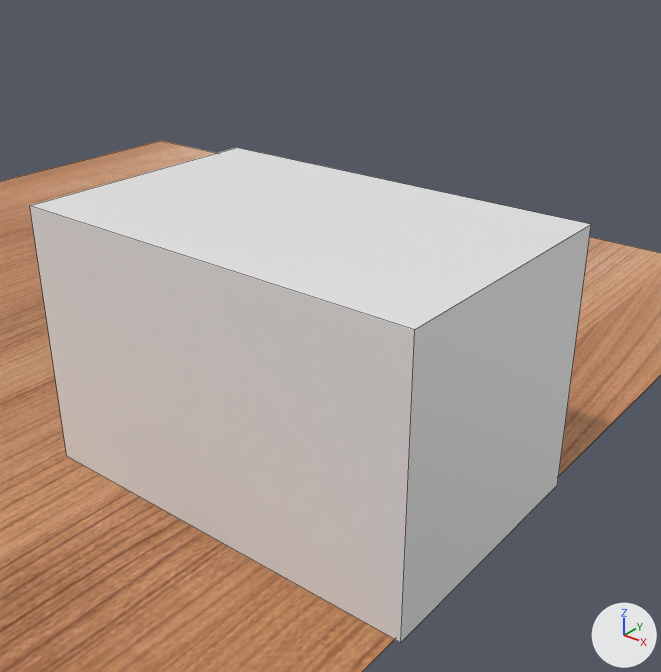
An edit to the Blender file BLENDER PROJECTS/flat_surface/flat_surface.blend, drawn before and after from the same camera.
Camera for both pictures: a 50 mm lens placed at (7.22, -5.56, 3.9), pointed at (3.3, -0.66, 0.86). The lights are fixed; the arrows at lower right show +X, +Y and +Z. Mesh edges are drawn as thin lines.
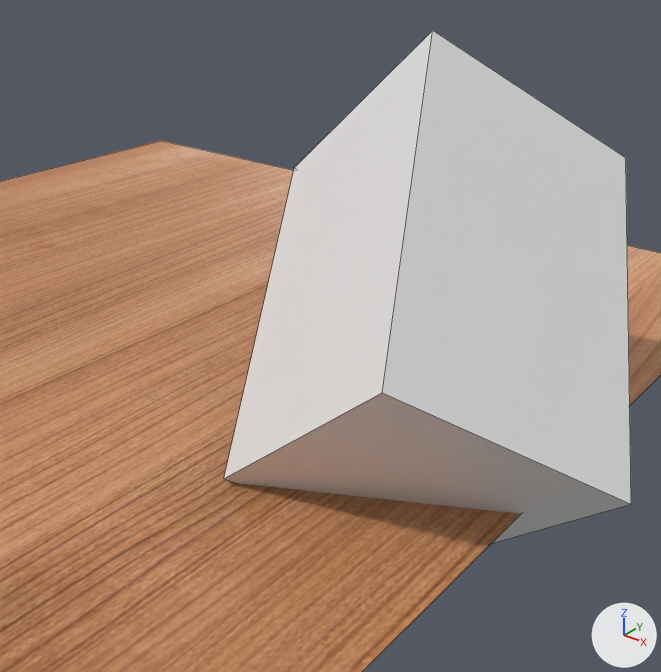
Where the newer file only moved an object's origin or applied its transform, the numbers keep the older frame.

Boxes (x1, y1, x2, y2) around the edits, measured in the pictures (661 x 672 px):
'Cube', reshaped (27% narrower)
    before: (30, 147, 591, 643)
    after: (224, 30, 631, 544)

Patch to the scene script:
```diff
--- a/BLENDER PROJECTS/flat_surface/flat_surface.blend.py
+++ b/BLENDER PROJECTS/flat_surface/flat_surface.blend.py
@@ me_cube @@
 me_cube.from_pydata(...)  # 8 vertices, 6 faces; spans x -1.56..1.56, y -1.0..1.0, z -1.0..1.0
 # used by ob_cube; location = (3.488, -1.187, 1.001)
-me_cube.vertices[0].co = (1.56, -1.0, -1.0)  # pixel (400, 642)
-me_cube.vertices[1].co = (1.56, -1.0, 1.0)  # pixel (414, 329)
-me_cube.vertices[2].co = (-1.56, -1.0, -1.0)  # pixel (66, 456)
-me_cube.vertices[3].co = (-1.56, -1.0, 1.0)  # pixel (29, 205)
-me_cube.vertices[4].co = (1.56, 1.0, -1.0)  # pixel (557, 485)
-me_cube.vertices[5].co = (1.56, 1.0, 1.0)  # pixel (591, 224)
-me_cube.vertices[6].co = (-1.56, 1.0, -1.0)
-me_cube.vertices[7].co = (-1.56, 1.0, 1.0)  # pixel (236, 147)
+# me_cube part 1
+me_cube.vertices[0].co = (-0.35, -0.51, -0.95)  # pixel (223, 478)
+me_cube.vertices[1].co = (1.14, -0.67, 0.36)  # pixel (382, 392)
+me_cube.vertices[2].co = (-1.55, 1.71, 0.68)  # pixel (294, 167)
+me_cube.vertices[3].co = (-0.05, 1.55, 1.99)  # pixel (432, 30)
+me_cube.vertices[4].co = (0.71, 0.83, -2.0)
+me_cube.vertices[5].co = (2.2, 0.67, -0.68)  # pixel (631, 504)
+me_cube.vertices[6].co = (-0.49, 3.05, -0.37)
+me_cube.vertices[7].co = (1.01, 2.88, 0.95)  # pixel (625, 157)
```
